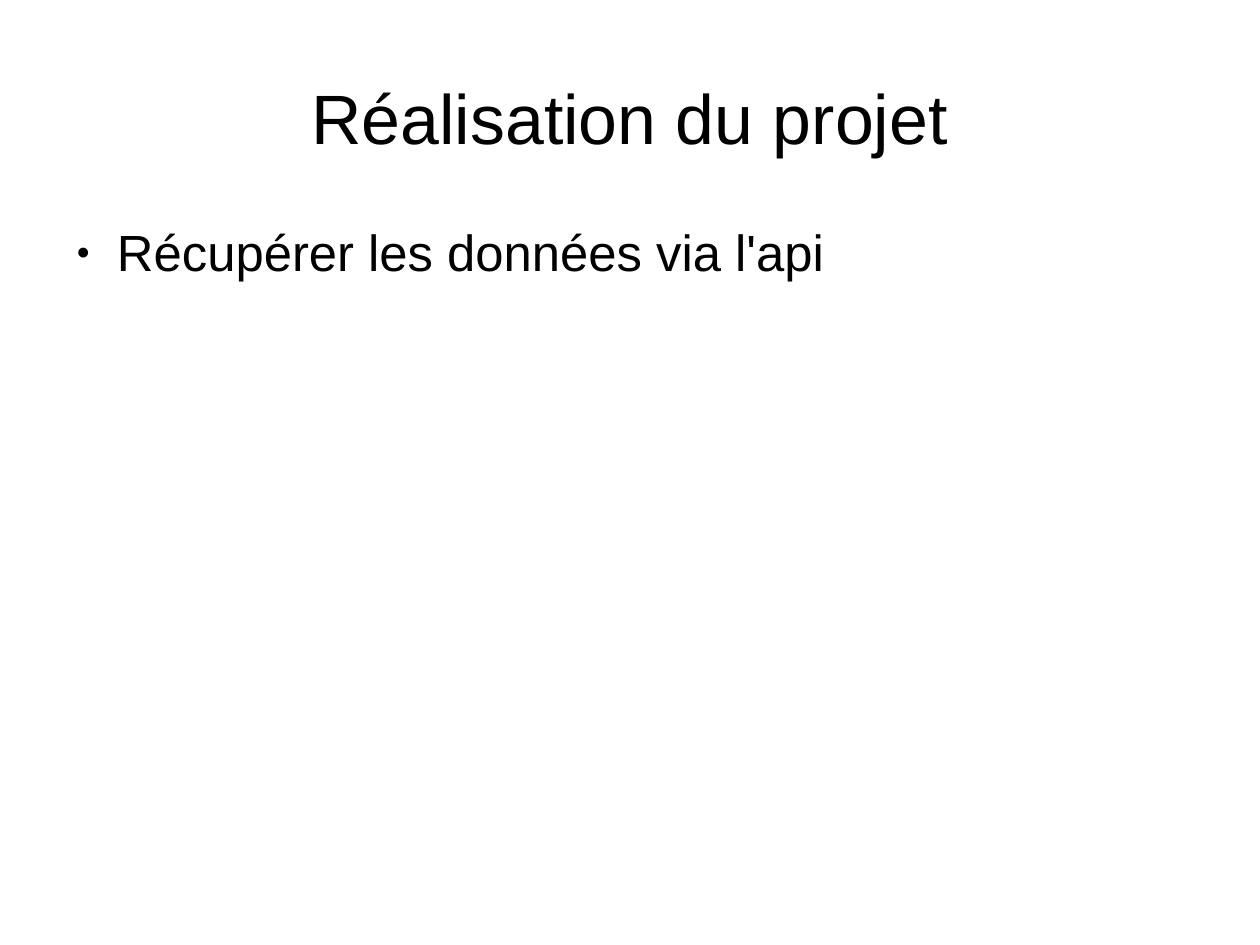
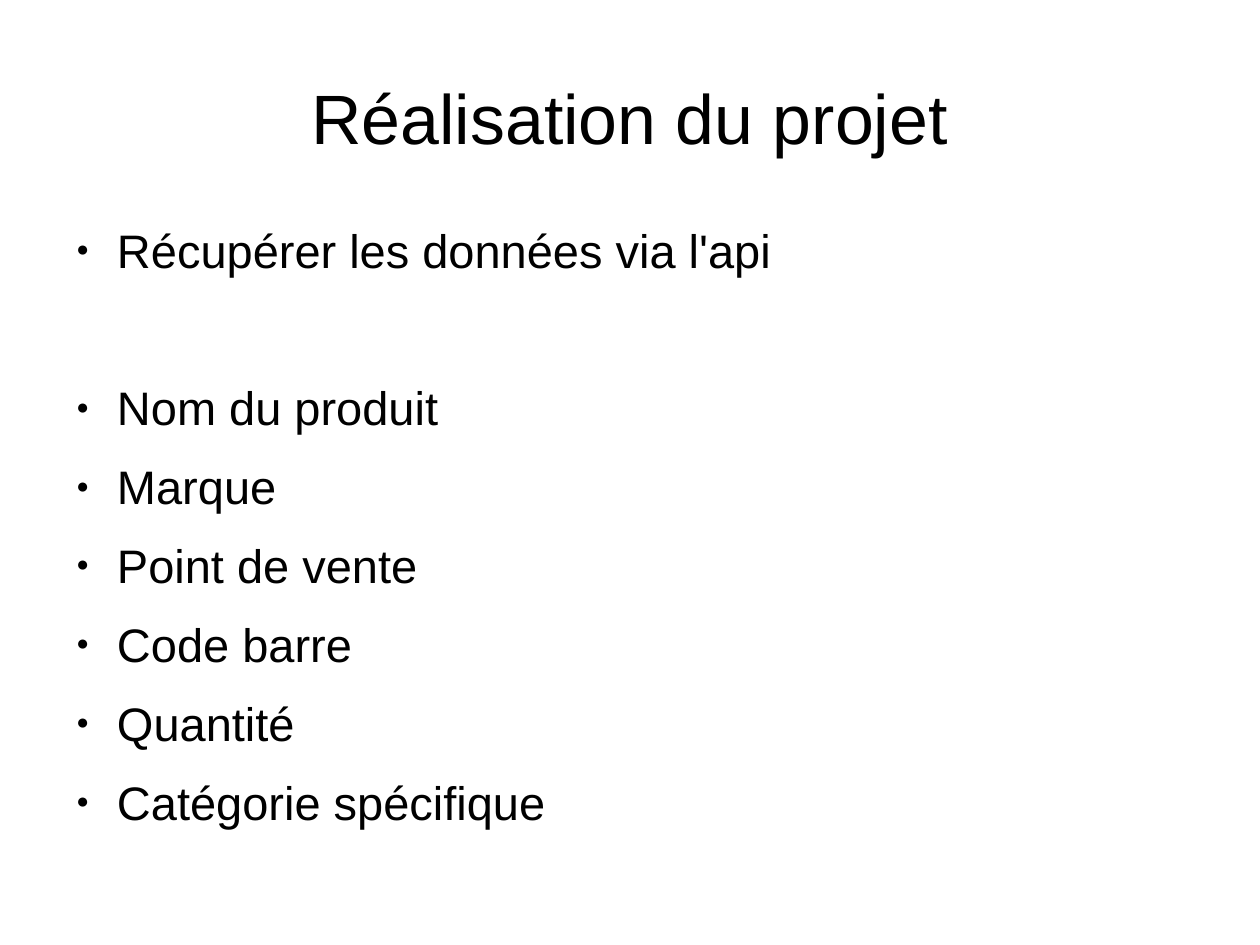
Before and after one commit to Hyperyon/p5-open-food-facts, a slide deck: slide 6 of docs/Présentation P5.odp (slide 3 before the commit). Drawn at 1260x945 pixels with LibreOffice and Linux fonts; fonts in the diff are those of the drawing. Boxes give left, top, right and bottom in pixels: in the first picture for what was removed or moved away, otherwise in the second. Text is boxed around its words. In the diff, an @@ line names an element or a change of style, - is before the commit and + after.

Commit message:
adding to presentation doc

```diff
--- a/docs/Présentation P5.odp
+++ b/docs/Présentation P5.odp
@@ text at (117,233,771,277): size 32 to 29.6 pt in "Récupérer les données via l'api" @@
@@ text at (117,391,545,829): paragraphs added @@
+● Nom du produit
+● Marque
+● Point de vente
+● Code barre
+● Quantité
+● Catégorie spécifique
```
Also in this commit, not shown: 1 other slide changed, 3 slides added.
